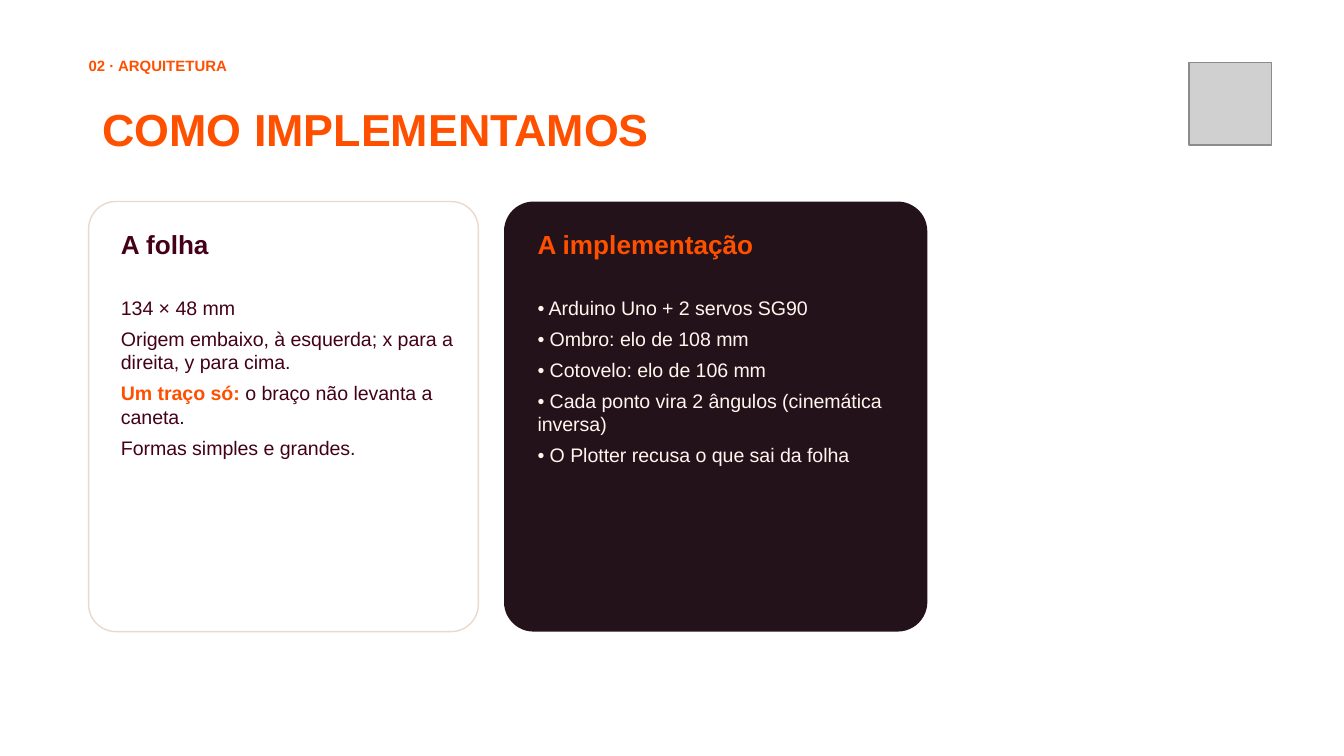
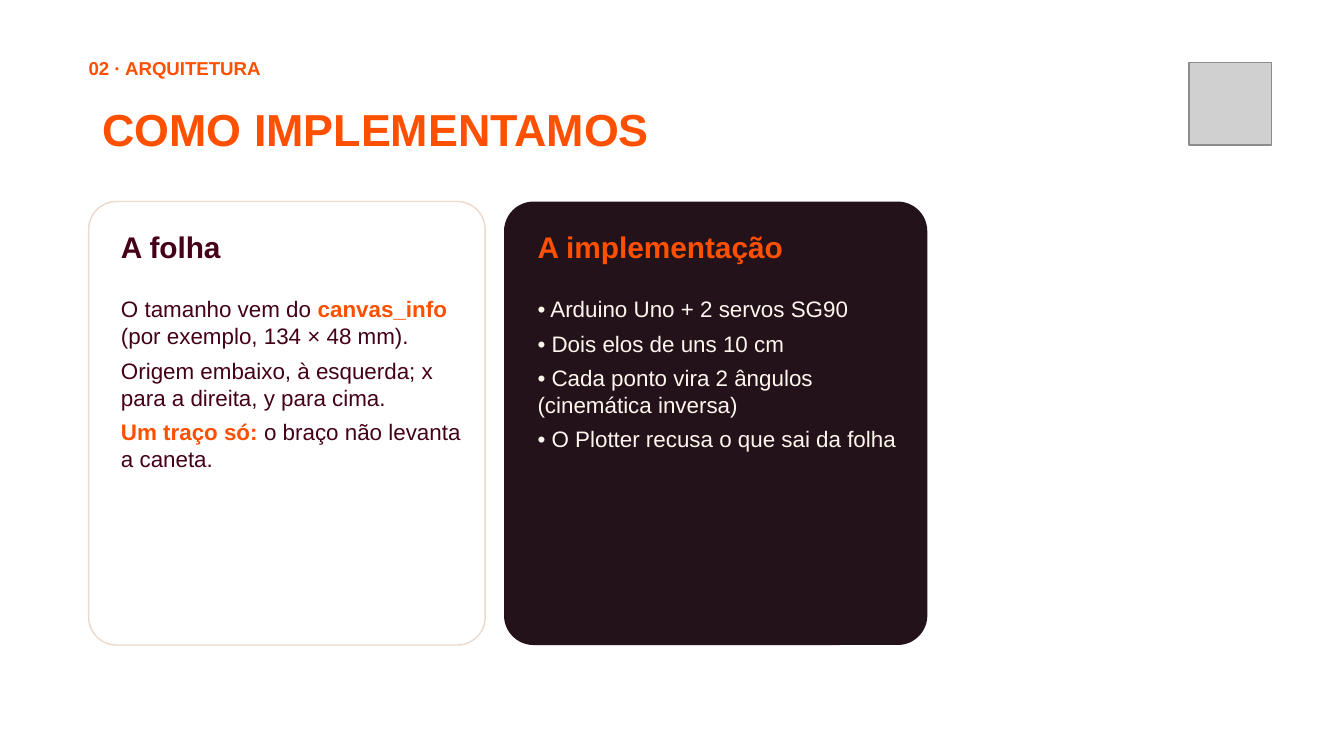
Before and after one commit to jhlr/plotter, a slide deck: slide 11 of workshop/dinamica-ia-hardware.pptx (slide 12 before the commit). Drawn at 1344x756 pixels with LibreOffice and Linux fonts; fonts in the diff are those of the drawing; grey boxes stand for pictures; background and template pictures are left out. Boxes give left, top, right and bottom in pixels: in the first picture for what was removed or moved away, otherwise in the second. Text is boxed around its words. In the diff, an @@ line names an element or a change of style, - is before the commit and + after.

```diff
--- a/workshop/dinamica-ia-hardware.pptx
+++ b/workshop/dinamica-ia-hardware.pptx
@@ text "02 · ARQUITETURA" at <box>89,62,260,79</box>: size 8 to 10 pt @@
@@ rounded rectangle: place and size @@
-rounded rectangle at <box>89,202,478,632</box>
+rounded rectangle at <box>89,202,485,645</box>
@@ rounded rectangle: place and size @@
-rounded rectangle at <box>504,202,927,632</box>
+rounded rectangle at <box>504,202,927,645</box>
@@ text "A folha" at <box>121,236,221,259</box>: size 14 to 16 pt @@
@@ text "A implementação" at <box>538,236,783,263</box>: size 14 to 16 pt @@
@@ text at <box>121,300,447,349</box>: text changed; size 10.5 to 12 pt @@
-134 × 48 mm
+O tamanho vem do canvas_info (por exemplo, 134 × 48 mm).
@@ text at <box>538,300,895,452</box>: size 10.5 to 12 pt in "• Arduino Uno + 2 servos SG90", "• Cada ponto vira 2 ângulos (cinemática ...", "• O Plotter recusa o que sai ..." @@
@@ text at <box>550,331,748,347</box>: text changed; size 10.5 to 12 pt @@
-• Ombro: elo de 108 mm
-• Cotovelo: elo de 106 mm
+• Dois elos de uns 10 cm
@@ text at <box>121,362,460,468</box>: size 10.5 to 12 pt in "Origem embaixo, à esquerda; x para a ...", "Um traço só: o braço não levanta ..." @@
@@ text at <box>121,440,356,459</box>: paragraph removed @@
-Formas simples e grandes.
```
Also in this commit, not shown: 21 other slides changed, 10 slides added, 6 slides removed, 36 other files.
